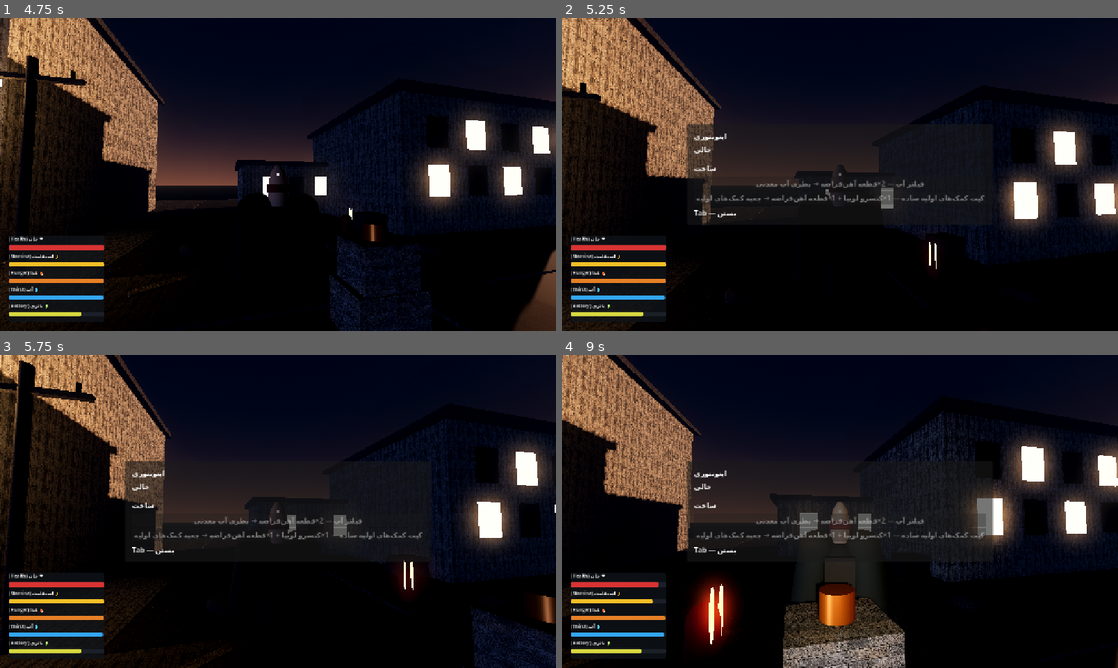
Above: before the commit, frames 1-4 (two rows, left to right).
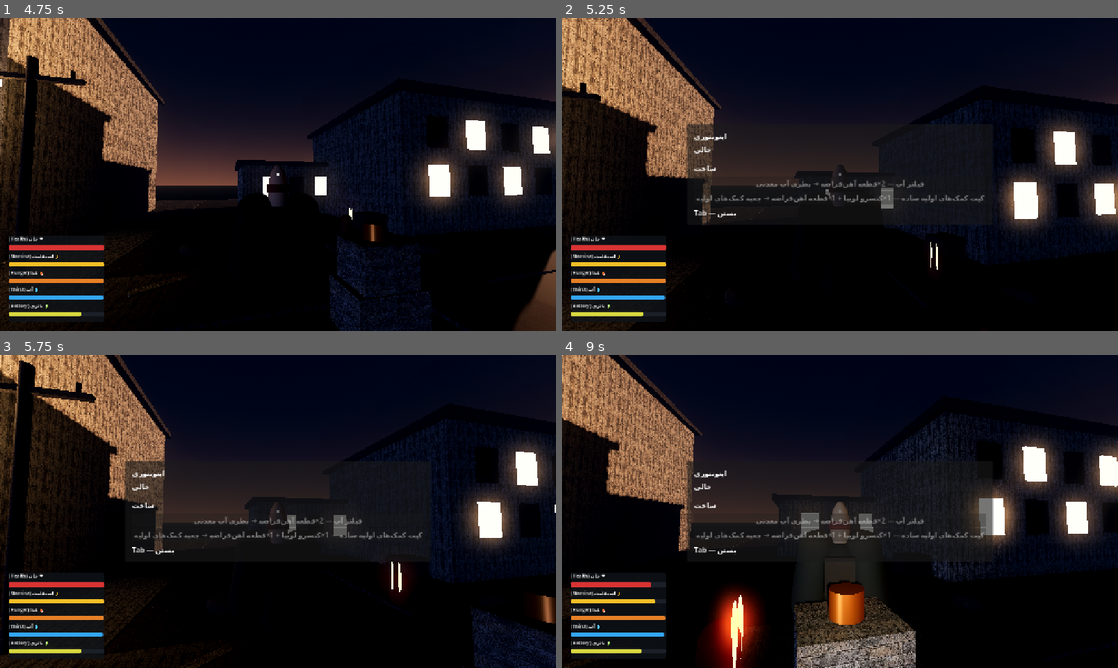
Above: after the commit, the same moments.

Repository: majidplay65-code/aftergrid-survival
Game: Godot game, scene res://ui/menus/main_menu.tscn
Same seed, same stepped clock (60 frames per second), same inputs: the game is played once before the commit and once after it.
Inputs (mouse positions are in pixels of both pictures, inside the frame that each line leads up to):
- Up to frame 1 (4.75 s): click "شروع" at 0.5 s; tap Enter at 1.25 s; move the mouse to (305, 174) at 1.27 s; hold Shift (run) 1.28-2.03 s; hold W (move_forward) from 1.28 s (still down); tap Space (jump) at 1.52, 1.55, 1.82, 2.1, 2.27, 2.57, 3.05, 3.77, 4.07, 4.52, 4.55 s; move the mouse to (250, 174) at 2.02 s; tap Shift (run) at 2.3, 3.8 s; move the mouse to (289, 168) at 2.77 s; hold C (crouch) 2.78-3.53 s; move the mouse to (272, 180) at 3.52 s; tap F (flashlight) at 3.6 s; move the mouse to (316, 177) at 4.27 s; hold E (interact) from 4.28 s (still down)
- Up to frame 2 (5.25 s): tap Space (jump) at 4.82 s; tap Tab (inventory) at 4.9 s; move the mouse to (673, 127) at 5.02 s; release W (move_forward) at 5.03 s; release E (interact) at 5.03 s; hold A (move_left) from 5.03 s (still down); click (673, 127) at 5.1 s
- Up to frame 3 (5.75 s): keep holding A (move_left); tap Space (jump) at 5.27, 5.57 s; tap Shift (run) at 5.3 s
- Up to frame 4 (9 s): move the mouse to (867, 511) at 5.77 s; release A (move_left) at 5.78 s; hold S (move_back) 5.78-6.53 s; hold Shift (run) 5.78-6.53 s; click (867, 511) at 5.92 s; tap Space (jump) at 6.05, 6.77, 7.07, 7.35, 7.52, 7.82, 8.27, 8.57 s; move the mouse to (756, 433) at 6.52 s; hold D (move_right) 6.53-7.28 s; tap Shift (run) at 6.6, 8.3 s; move the mouse to (962, 495) at 7.27 s; hold W (move_forward) 7.28-8.03 s; move the mouse to (728, 527) at 8.02 s; hold D (move_right) 8.03-8.78 s; tap C (crouch) at 8.1 s; click (728, 527) at 8.17 s; move the mouse to (895, 442) at 8.77 s; hold S (move_back) from 8.78 s (still down); hold F (flashlight) from 8.78 s (still down)

Frame 1 is identical in both runs. In frame 2, less than 0.1% of the frame differs, in the area x 66-68%, y 71-81%; in frame 3, 0.3%; in frame 4, 12%, in the area x 0-100%, y 0-100%.
Error before the commit: Parse Error: Identifier "SPEED" not declared in the current scope. (res://entities/enemy/states/chase_state.gd:18)

Commit message:
فاز ۱۸: Line of Sight — تعقیب فقط با پرتو فیزیک آزاد.
Area3D کرهٔ دید است؛ دیوار وسط Chase نمی‌سازد.
فیکس ChaseState: SPEED ناموجود به speed.

Co-authored-by: arena-agent <297053741+arena-agent@users.noreply.github.com>

Diff:
--- a/entities/enemy/enemy.gd
+++ b/entities/enemy/enemy.gd
@@ -2,8 +2,8 @@
 ## دشمن نمونه‌ی فاز ۵ (Threat System).
 ## CharacterBody3D با NavigationAgent3D که دقیقاً از الگوی موجود core/state_machine/
 ## (State/StateMachine) استفاده می‌کند.
-## تشخیص بازیکن فقط با سیگنال‌های body_entered/body_exited دو Area3D
-## (شعاع دید + محدوده‌ی حمله) انجام می‌شود — محاسبه‌ی فاصله‌ی خام از بازیکن در _process نیست.
+## ورود به شعاع دید با Area3D است؛ تعقیب فقط اگر PhysicsRay تا بازیکن آزاد باشد
+## (فاز ۱۸ — خط دید). فاصله‌ی خام از بازیکن در _process نیست.
 ##
 ## مسیر: res://entities/enemy/enemy.gd
 class_name Enemy
@@ -11,6 +11,8 @@
 
 const ACCELERATION: float = 8.0
 const FRICTION: float = 10.0
+const EYE_HEIGHT: float = 1.1
+const TARGET_CHEST_HEIGHT: float = 1.0
 
 @onready var agent: NavigationAgent3D = $NavigationAgent3D
 @onready var state_machine: StateMachine = $StateMachine
@@ -36,6 +38,9 @@
 
 ## بازیکن همین الان داخل شعاع حمله است؟ (فقط با سیگنال‌های AttackArea تغییر می‌کند)
 var player_in_attack_area: bool = false
+
+## بازیکن داخل کرهٔ دید است؟ تعقیب جدا با has_line_of_sight_to تأیید می‌شود.
+var player_in_sight_area: bool = false
 
 ## آخرین هدف بررسی نویز (توسط InvestigateState و هندلر سیگنال نویز).
 var investigate_target: Vector3 = Vector3.ZERO
@@ -73,16 +78,67 @@
 	state_machine.transition_to(&"InvestigateState", {"target": noise_position})
 
 
-## سیگنال تشخیص: بازیکن وارد شعاع دید شد → تعقیب
+## سیگنال تشخیص: بازیکن وارد کرهٔ دید شد — تعقیب فقط با خط دید آزاد.
 func _on_sight_body_entered(body: Node3D) -> void:
 	if body is Player:
+		player_in_sight_area = true
+		try_acquire_visual(body)
+
+
+## سیگنال تشخیص: بازیکن از کرهٔ دید خارج شد → بازگشت به گشت
+func _on_sight_body_exited(body: Node3D) -> void:
+	if body is Player:
+		player_in_sight_area = false
+		var current_name: StringName = _current_state_name()
+		if current_name == &"ChaseState" or current_name == &"AttackState":
+			state_machine.transition_to(&"PatrolState")
+
+
+## اگر بازیکن داخل کره است و دیوار وسط نیست → Chase.
+func try_spot_player() -> bool:
+	if not player_in_sight_area:
+		return false
+	var player: Node3D = GameState.player_reference
+	if player == null or not is_instance_valid(player):
+		return false
+	return try_acquire_visual(player)
+
+
+func try_acquire_visual(target: Node3D) -> bool:
+	if not has_line_of_sight_to(target):
+		return false
+	var current_name: StringName = _current_state_name()
+	if current_name != &"ChaseState" and current_name != &"AttackState":
 		state_machine.transition_to(&"ChaseState")
-
-
-## سیگنال تشخیص: بازیکن از شعاع دید خارج شد → بازگشت به گشت
-func _on_sight_body_exited(body: Node3D) -> void:
-	if body is Player:
-		state_machine.transition_to(&"PatrolState")
+	return true
+
+
+## پرتو فیزیک از چشم دشمن تا سینهٔ هدف. خالی یا برخورد با خودِ هدف = دیده شد.
+func has_line_of_sight_to(target: Node3D) -> bool:
+	if target == null or not is_instance_valid(target):
+		return false
+	var world: World3D = get_world_3d()
+	if world == null:
+		return false
+	var space: PhysicsDirectSpaceState3D = world.direct_space_state
+	if space == null:
+		return false
+	var from_point: Vector3 = global_position + Vector3(0.0, EYE_HEIGHT, 0.0)
+	var to_point: Vector3 = target.global_position + Vector3(0.0, TARGET_CHEST_HEIGHT, 0.0)
+	var query: PhysicsRayQueryParameters3D = PhysicsRayQueryParameters3D.create(from_point, to_point)
+	var excluded: Array[RID] = [get_rid()]
+	query.exclude = excluded
+	var result: Dictionary = space.intersect_ray(query)
+	if result.is_empty():
+		return true
+	var collider: Variant = result.get("collider", null)
+	return collider == target
+
+
+func _current_state_name() -> StringName:
+	if state_machine == null or state_machine.current_state == null:
+		return &""
+	return StringName(state_machine.current_state.name)
 
 
 ## سیگنال تشخیص: بازیکن وارد محدوده‌ی حمله شد → حمله
--- a/entities/enemy/states/chase_state.gd
+++ b/entities/enemy/states/chase_state.gd
@@ -15,4 +15,4 @@
 	var player: Node3D = GameState.player_reference
 	if player != null and is_instance_valid(player):
 		enemy.agent.target_position = player.global_position
-	enemy.move_along_agent(delta, SPEED)
+	enemy.move_along_agent(delta, speed)
--- a/entities/enemy/states/investigate_state.gd
+++ b/entities/enemy/states/investigate_state.gd
@@ -23,6 +23,8 @@
 
 
 func physics_update(delta: float) -> void:
+	if enemy.try_spot_player():
+		return
 	_elapsed += delta
 	enemy.agent.target_position = enemy.investigate_target
 	if enemy.horizontal_distance_to(enemy.investigate_target) < ARRIVE_DISTANCE or _elapsed >= GIVE_UP_SECONDS:
--- a/entities/enemy/states/patrol_state.gd
+++ b/entities/enemy/states/patrol_state.gd
@@ -27,6 +27,8 @@
 
 
 func physics_update(delta: float) -> void:
+	if enemy.try_spot_player():
+		return
 	if enemy.patrol_points.is_empty():
 		return
 	var point: Vector3 = enemy.patrol_points[enemy.current_patrol_index]
--- a/project.godot
+++ b/project.godot
@@ -11,8 +11,8 @@
 [application]
 
 config/name="Aftergrid"
-config/description="Working title — survival after the grid goes down. Phases 0-17 (… loot, jump, death)."
-config/version="0.18.0"
+config/description="Working title — survival after the grid goes down. Phases 0-18 (… jump, death, line of sight)."
+config/version="0.19.0"
 run/main_scene="res://ui/menus/main_menu.tscn"
 config/features=PackedStringArray("4.7", "Forward Plus")
 config/icon="res://icon.svg"
--- /dev/null
+++ b/tests/line_of_sight_test.gd
@@ -0,0 +1,130 @@
+## تست کارکردی headless فاز ۱۸ (Line of Sight):
+## تعقیب فقط با پرتو فیزیک آزاد؛ دیوار وسط = دیده نشد.
+##
+## نحوه‌ی اجرا:
+##   godot --headless --path . -s res://tests/line_of_sight_test.gd
+extends SceneTree
+
+const PLAYER_PATH: String = "res://entities/player/player.tscn"
+const ENEMY_PATH: String = "res://entities/enemy/enemy.tscn"
+const CHASE_SCRIPT: String = "res://entities/enemy/states/chase_state.gd"
+const ENEMY_SCRIPT: String = "res://entities/enemy/enemy.gd"
+const EXPECTED_CHECK_COUNT: int = 12
+
+var checks_run: int = 0
+var failures: int = 0
+var frame: int = 0
+var phase: int = 0
+var host: Node3D
+var player: Player
+var enemy: Enemy
+var wall: StaticBody3D
+
+
+func _initialize() -> void:
+	_ensure_autoloads()
+	_check(_file_contains(ENEMY_SCRIPT, "PhysicsRayQueryParameters3D"),
+			"دشمن از PhysicsRayQueryParameters3D استفاده می‌کند")
+	_check(_file_contains(CHASE_SCRIPT, "move_along_agent(delta, speed)"),
+			"ChaseState از speed درست استفاده می‌کند نه SPEED")
+	_build_world()
+
+
+func _process(_delta: float) -> bool:
+	frame += 1
+	if phase == 0 and frame >= 8:
+		_check_runtime()
+		_finish()
+		return true
+	return false
+
+
+func _build_world() -> void:
+	host = Node3D.new()
+	host.name = "LosHost"
+	root.add_child(host)
+
+	wall = StaticBody3D.new()
+	wall.name = "Wall"
+	var shape_node: CollisionShape3D = CollisionShape3D.new()
+	var box: BoxShape3D = BoxShape3D.new()
+	box.size = Vector3(6.0, 4.0, 0.5)
+	shape_node.shape = box
+	wall.add_child(shape_node)
+	wall.position = Vector3(0.0, 2.0, 2.5)
+	host.add_child(wall)
+
+	enemy = (load(ENEMY_PATH) as PackedScene).instantiate() as Enemy
+	host.add_child(enemy)
+	enemy.global_position = Vector3(0.0, 1.0, 0.0)
+
+	player = (load(PLAYER_PATH) as PackedScene).instantiate() as Player
+	host.add_child(player)
+	player.global_position = Vector3(0.0, 1.0, 5.0)
+
+
+func _check_runtime() -> void:
+	_check(enemy != null and player != null, "بازیکن و دشمن در صحنه هستند")
+	if enemy == null or player == null:
+		return
+	_check(enemy.has_method("has_line_of_sight_to"), "has_line_of_sight_to موجود است")
+	_check(enemy.has_method("try_spot_player"), "try_spot_player موجود است")
+	_check(enemy.player_in_sight_area, "بازیکن داخل کرهٔ دید است (فاصله < ۷)")
+	_check(enemy.has_line_of_sight_to(player) == false, "دیوار وسط → خط دید بسته است")
+	var sm: StateMachine = enemy.get_node("StateMachine") as StateMachine
+	var state_name: StringName = &""
+	if sm != null and sm.current_state != null:
+		state_name = StringName(sm.current_state.name)
+	_check(state_name != &"ChaseState", "بدون خط دید وارد Chase نمی‌شود")
+	player.global_position = Vector3(4.0, 1.0, 0.0)
+	_check(enemy.has_line_of_sight_to(player) == true, "بدون دیوار در مسیر → خط دید باز است")
+	_check(enemy.try_spot_player() == true, "با خط دید باز try_spot تعقیب را شروع می‌کند")
+	if sm != null and sm.current_state != null:
+		state_name = StringName(sm.current_state.name)
+	_check(state_name == &"ChaseState", "بعد از دیدن آزاد، ChaseState فعال است")
+	host.free()
+
+
+func _file_contains(path: String, snippet: String) -> bool:
+	var f: FileAccess = FileAccess.open(path, FileAccess.READ)
+	if f == null:
+		return false
+	return f.get_as_text().contains(snippet)
+
+
+func _ensure_autoloads() -> void:
+	var ordered: Array = [
+		[&"EventBus", "res://autoloads/event_bus.gd"],
+		[&"GameState", "res://autoloads/game_state.gd"],
+		[&"SceneManager", "res://autoloads/scene_manager.gd"],
+		[&"SaveManager", "res://autoloads/save_manager.gd"],
+		[&"InventoryManager", "res://core/inventory/inventory_manager.gd"],
+		[&"CraftingSystem", "res://core/crafting/crafting_system.gd"],
+		[&"AudioManager", "res://autoloads/audio_manager.gd"],
+	]
+	for pair in ordered:
+		var n: StringName = pair[0]
+		if not root.has_node(NodePath(n)):
+			var node: Node = load(pair[1]).new()
+			node.name = n
+			root.add_child(node)
+
+
+func _check(ok: bool, label: String) -> void:
+	checks_run += 1
+	if ok:
+		print("PASS: ", label)
+	else:
+		failures += 1
+		printerr("FAIL: ", label)
+
+
+func _finish() -> void:
+	_check(checks_run + 1 == EXPECTED_CHECK_COUNT,
+			"همه‌ی %d چک اجرا شد (اجراشده: %d)" % [EXPECTED_CHECK_COUNT, checks_run + 1])
+	if failures == 0:
+		print("ALL TESTS PASSED (line of sight)")
+		quit(0)
+	else:
+		printerr("%d TEST(S) FAILED" % failures)
+		quit(1)
Not shown, changed: AGENTS.md
Not shown, changed: CHANGELOG.md
Not shown, changed: README.md
